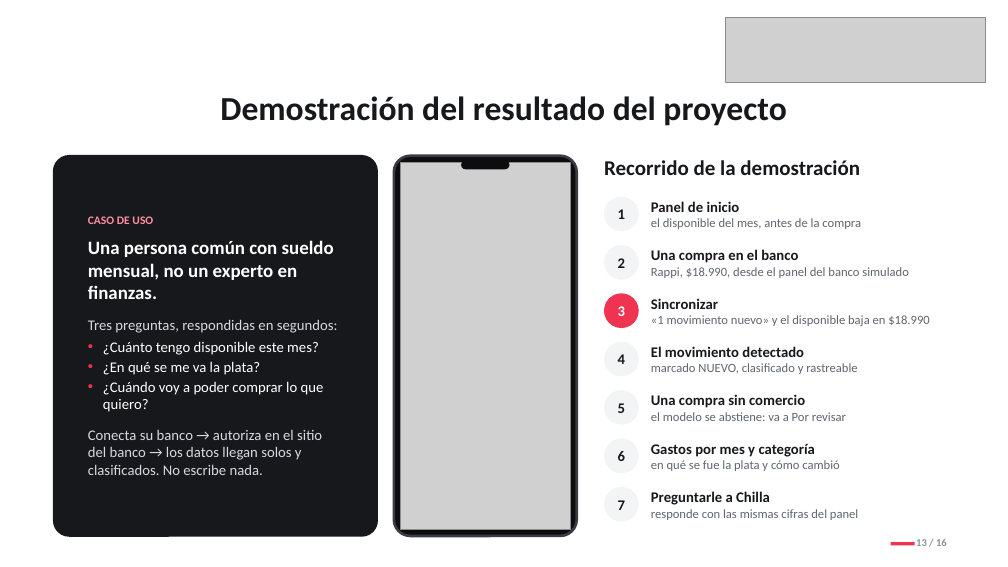
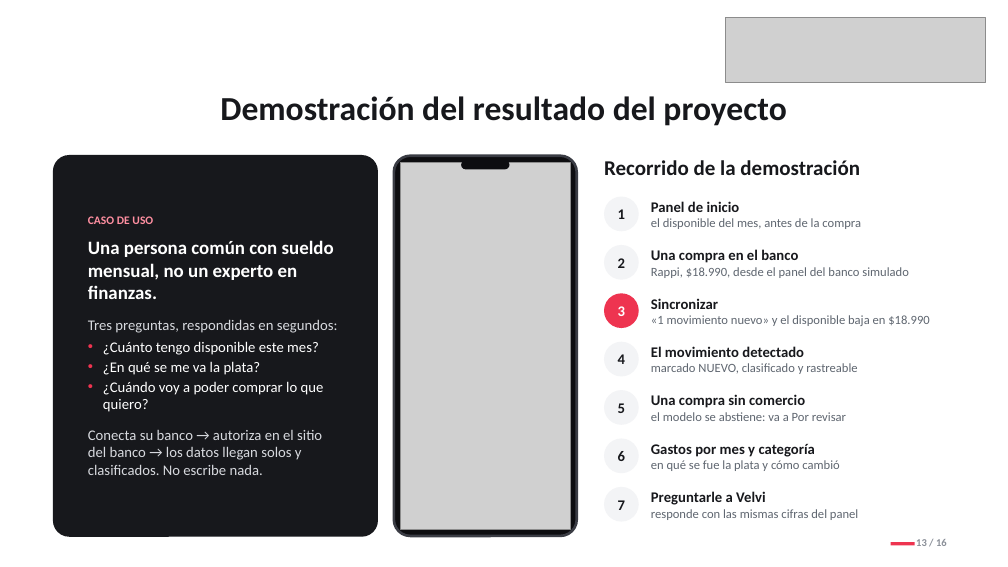
Before and after one commit to JossPa/VelvetWallet, a slide deck: slide 13 of Fase 3/Evidencias_Grupales/Presentación Final del proyecto (Español).pptx. Drawn at 1008x567 pixels with LibreOffice and Linux fonts; fonts in the diff are those of the drawing; grey boxes stand for pictures. Boxes give left, top, right and bottom in pixels: in the first picture for what was removed or moved away, otherwise in the second. Text is boxed around its words. In the diff, an @@ line names an element or a change of style, - is before the commit and + after.

Commit message:
docs(fase3): presentacion con Velvi en portada, resultados y cierre

```diff
--- a/Fase 3/Evidencias_Grupales/Presentación Final del proyecto (Español).pptx
+++ b/Fase 3/Evidencias_Grupales/Presentación Final del proyecto (Español).pptx
@@ text at (651, 491, 766, 505): text changed @@
-Preguntarle a Chilla
+Preguntarle a Velvi
```
Also in this commit, not shown: 3 other slides changed.
